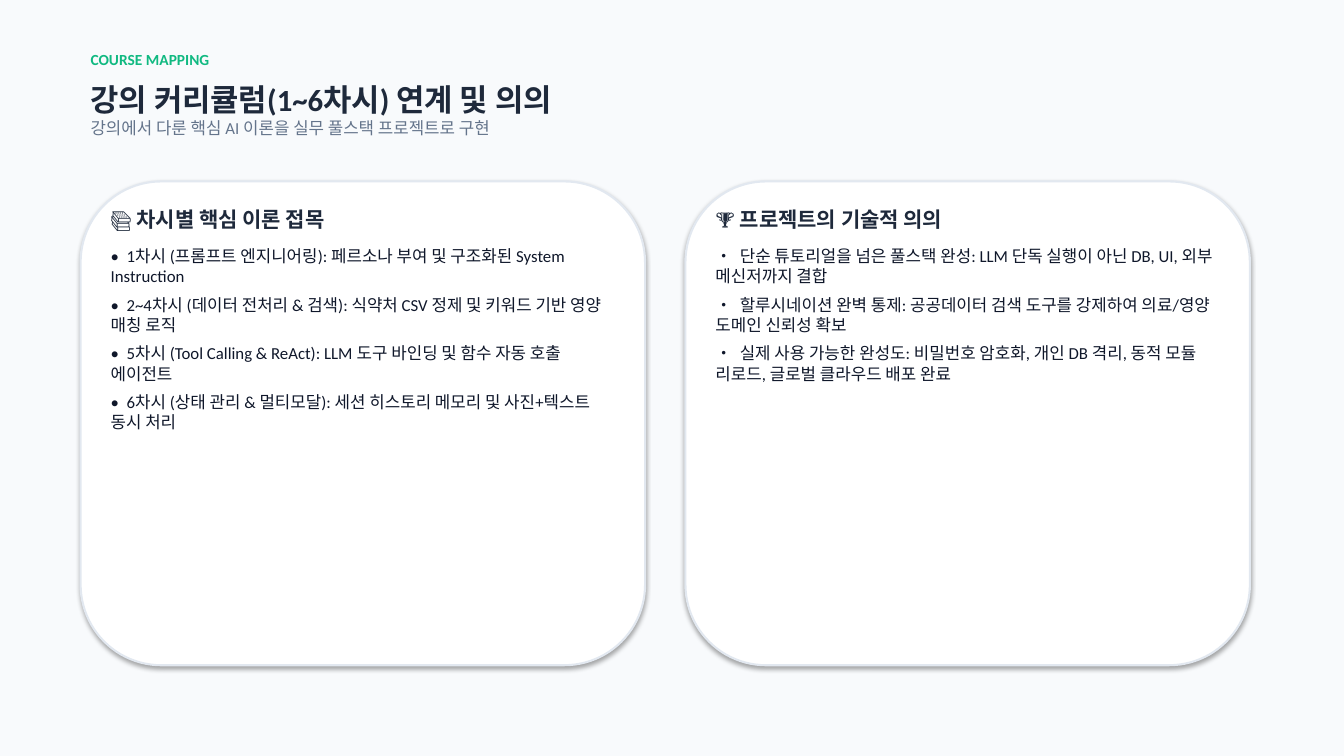
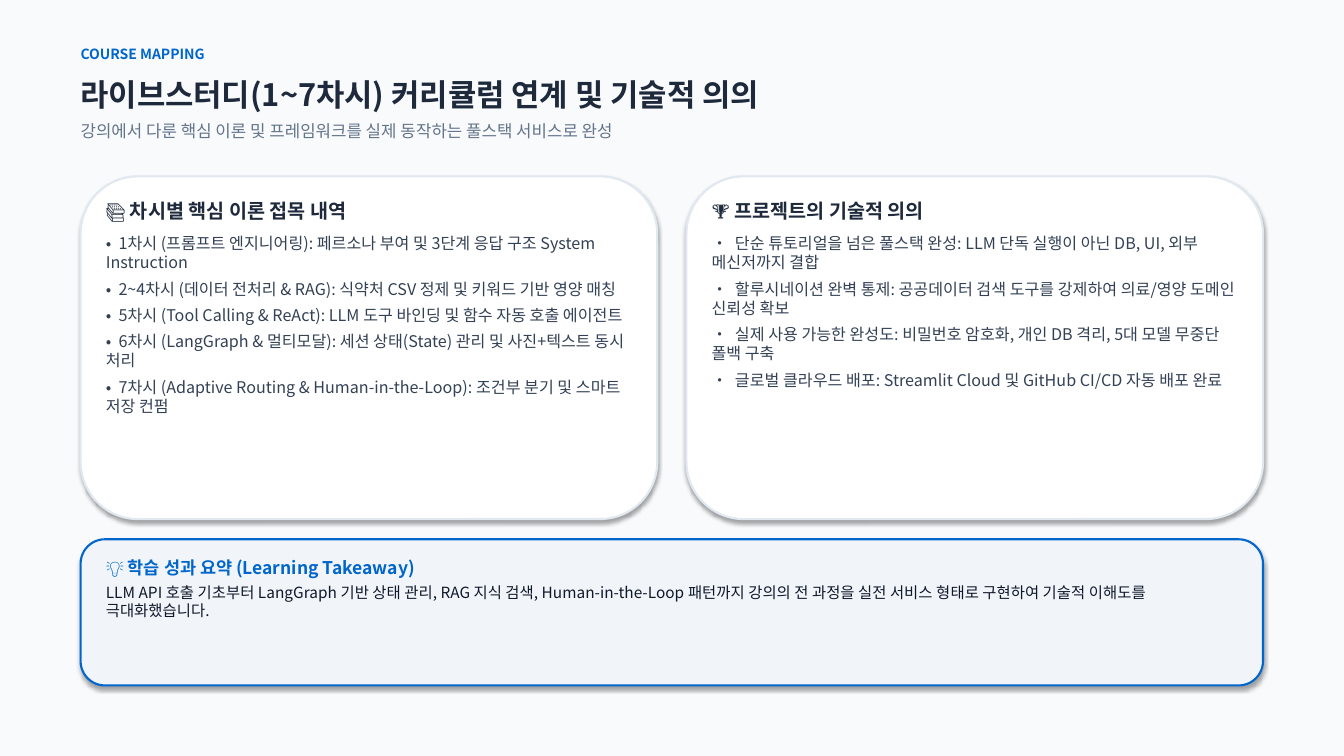
Before and after one commit to rye6837-web/impossible_to_get_lost_my_weight, a slide deck: slide 11 of AI_Diet_Coach_Presentation.pptx (slide 8 before the commit). Drawn at 1344x756 pixels with LibreOffice and Linux fonts; fonts in the diff are those of the drawing. Boxes give left, top, right and bottom in pixels: in the first picture for what was removed or moved away, otherwise in the second. Text is boxed around its words. In the diff, an @@ line names an element or a change of style, - is before the commit and + after.

Commit message:
docs: Update complete 12-slide presentation with Pretendard font, fixed header anchors, and bottom density layout

```diff
--- a/AI_Diet_Coach_Presentation.pptx
+++ b/AI_Diet_Coach_Presentation.pptx
@@ text "COURSE MAPPING" at (x1=81, y1=48, x2=205, y2=59): size 11 to 10 pt, font Calibri to Noto Sans CJK KR, text colour #10B981 to #0066CC @@
@@ text at (x1=81, y1=80, x2=759, y2=112): text changed; size 12 to 22 pt; font Calibri to Noto Sans CJK KR; text colour #64748B to #1E293B; bold on @@
-강의 커리큘럼(1~6차시) 연계 및 의의
-강의에서 다룬 핵심 AI 이론을 실무 풀스택 프로젝트로 구현
+라이브스터디(1~7차시) 커리큘럼 연계 및 기술적 의의
@@ text added at (x1=81, y1=123, x2=613, y2=139), 12 pt, text #64748B @@
+강의에서 다룬 핵심 이론 및 프레임워크를 실제 동작하는 풀스택 서비스로 완성
@@ rounded rectangle resized from (x1=81, y1=181, x2=645, y2=665) to (x1=81, y1=176, x2=657, y2=519) @@
@@ rounded rectangle resized from (x1=686, y1=181, x2=1250, y2=665) to (x1=687, y1=176, x2=1263, y2=519) @@
@@ text at (x1=106, y1=201, x2=616, y2=298): text changed; size 12 to 11.5 pt; font Calibri to Noto Sans CJK KR; text colour #0F172A to #334155 @@
-📚 차시별 핵심 이론 접목
-• 1차시 (프롬프트 엔지니어링): 페르소나 부여 및 구조화된 System Instruction
-• 2~4차시 (데이터 전처리 & 검색): 식약처 CSV 정제 및 키워드 기반 영양 매칭 로직
+📚 차시별 핵심 이론 접목 내역
+• 1차시 (프롬프트 엔지니어링): 페르소나 부여 및 3단계 응답 구조 System Instruction
+• 2~4차시 (데이터 전처리 & RAG): 식약처 CSV 정제 및 키워드 기반 영양 매칭
@@ text at (x1=712, y1=201, x2=1235, y2=316): size 15 to 14 pt in "🏆 프로젝트의 기술적 의의"; font Calibri to Noto Sans CJK KR in "🏆 프로젝트의 기술적 의의", "• 단순 튜토리얼을 넘은 풀스택 완성: LLM ...", "• 할루시네이션 완벽 통제: 공공데이터 검색 도구를 ..."; size 12 to 11.5 pt, text colour #0F172A to #334155 in "• 단순 튜토리얼을 넘은 풀스택 완성: LLM ...", "• 할루시네이션 완벽 통제: 공공데이터 검색 도구를 ..."; less space between paragraphs @@
@@ text at (x1=119, y1=307, x2=622, y2=325): size 12 to 11.5 pt, font Calibri to Noto Sans CJK KR, text colour #0F172A to #334155 in "• 5차시 (Tool Calling & ReAct): LLM ..."; less space between paragraphs @@
@@ text at (x1=712, y1=326, x2=1223, y2=389): text changed; size 12 to 11.5 pt; font Calibri to Noto Sans CJK KR; text colour #0F172A to #334155 @@
-• 실제 사용 가능한 완성도: 비밀번호 암호화, 개인 DB 격리, 동적 모듈 리로드, 글로벌 클라우드 배포 완료
+• 실제 사용 가능한 완성도: 비밀번호 암호화, 개인 DB 격리, 5대 모델 무중단 폴백 구축
+• 글로벌 클라우드 배포: Streamlit Cloud 및 GitHub CI/CD 자동 배포 완료
@@ text at (x1=106, y1=333, x2=624, y2=414): text changed; size 12 to 11.5 pt; font Calibri to Noto Sans CJK KR; text colour #0F172A to #334155 @@
-• 6차시 (상태 관리 & 멀티모달): 세션 히스토리 메모리 및 사진+텍스트 동시 처리
+• 6차시 (LangGraph & 멀티모달): 세션 상태(State) 관리 및 사진+텍스트 동시 처리
+• 7차시 (Adaptive Routing & Human-in-the-Loop): 조건부 분기 및 스마트 저장 컨펌
@@ rounded rectangle added at (x1=81, y1=539, x2=1263, y2=686), fill #F1F5F9, outline #0066CC 1.5 pt @@
@@ text added at (x1=106, y1=559, x2=1146, y2=618), 11 pt, text #0F172A @@
+💡 학습 성과 요약 (Learning Takeaway)
+LLM API 호출 기초부터 LangGraph 기반 상태 관리, RAG 지식 검색, Human-in-the-Loop 패턴까지 강의의 전 과정을 실전 서비스 형태로 구현하여 기술적 이해도를 극대화했습니다.
```
Also in this commit, not shown: 7 other slides changed, 4 slides added, 1 slide removed, 1 other file.
